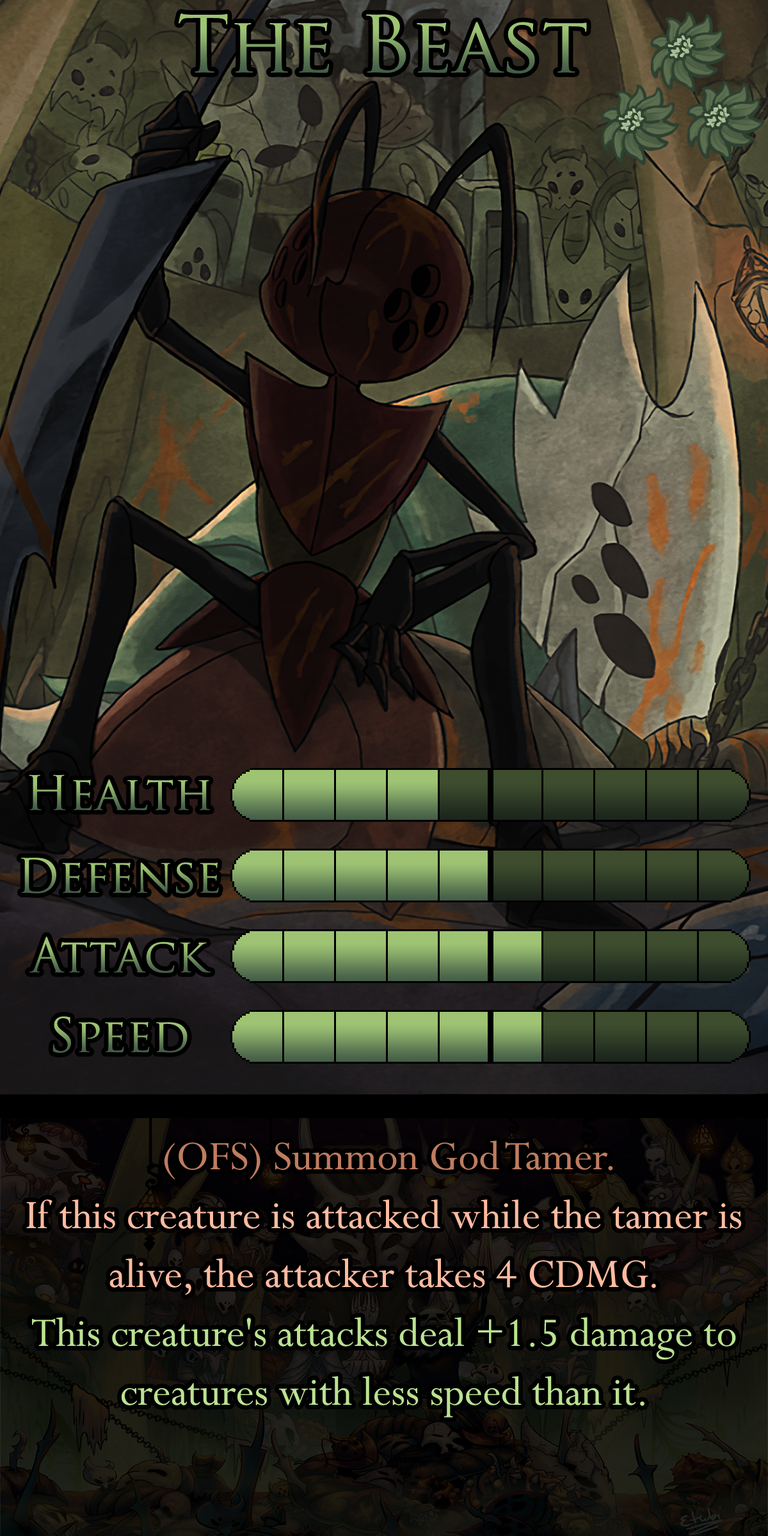
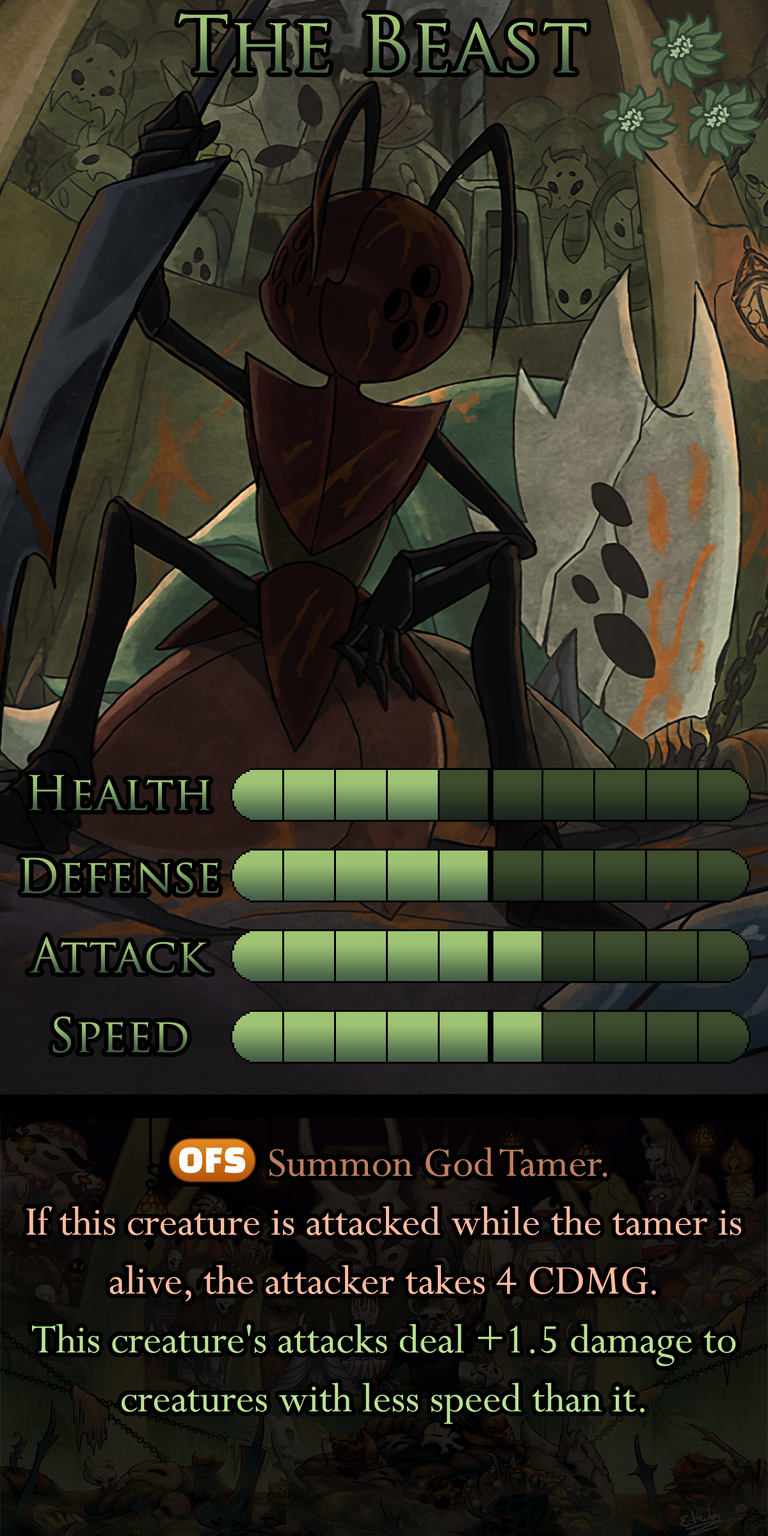
Revision of a layered 768px x 1536px image; what changed, layer by layer:
painted on "Ability" over [26, 1137, 742, 1424]
